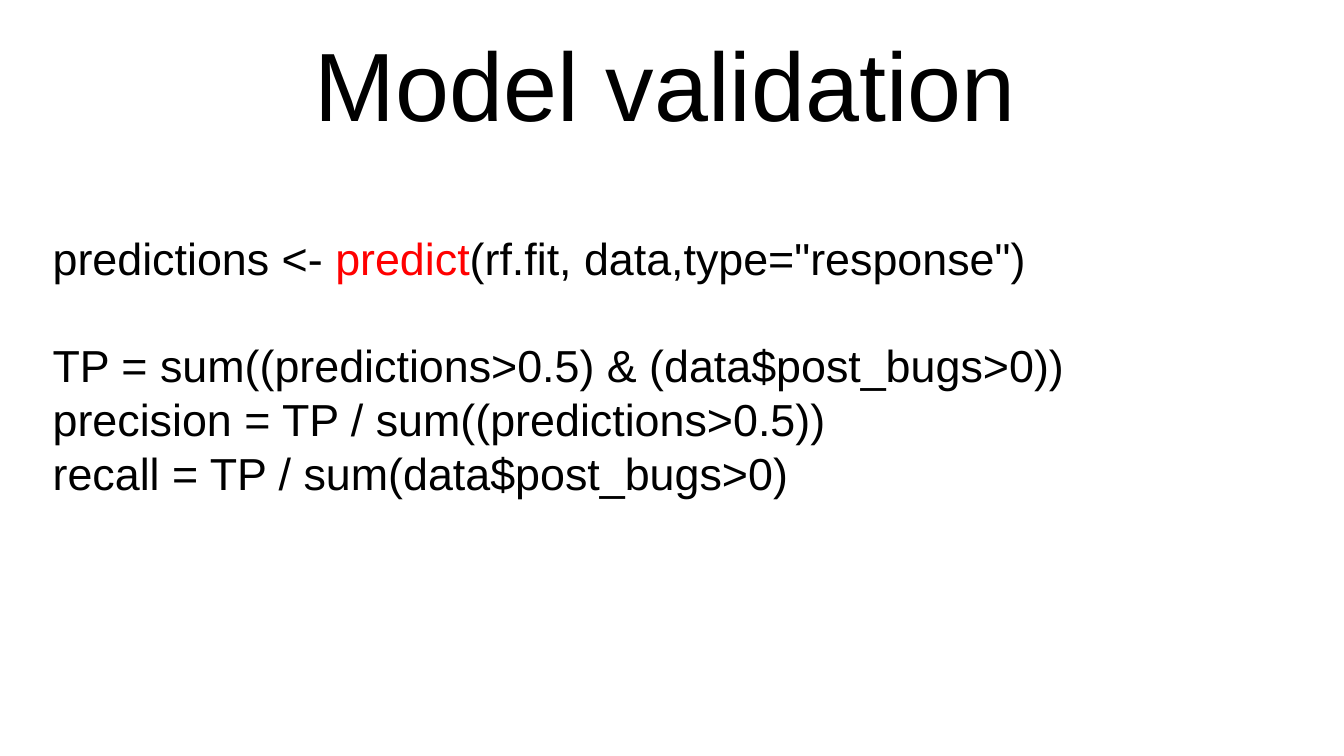
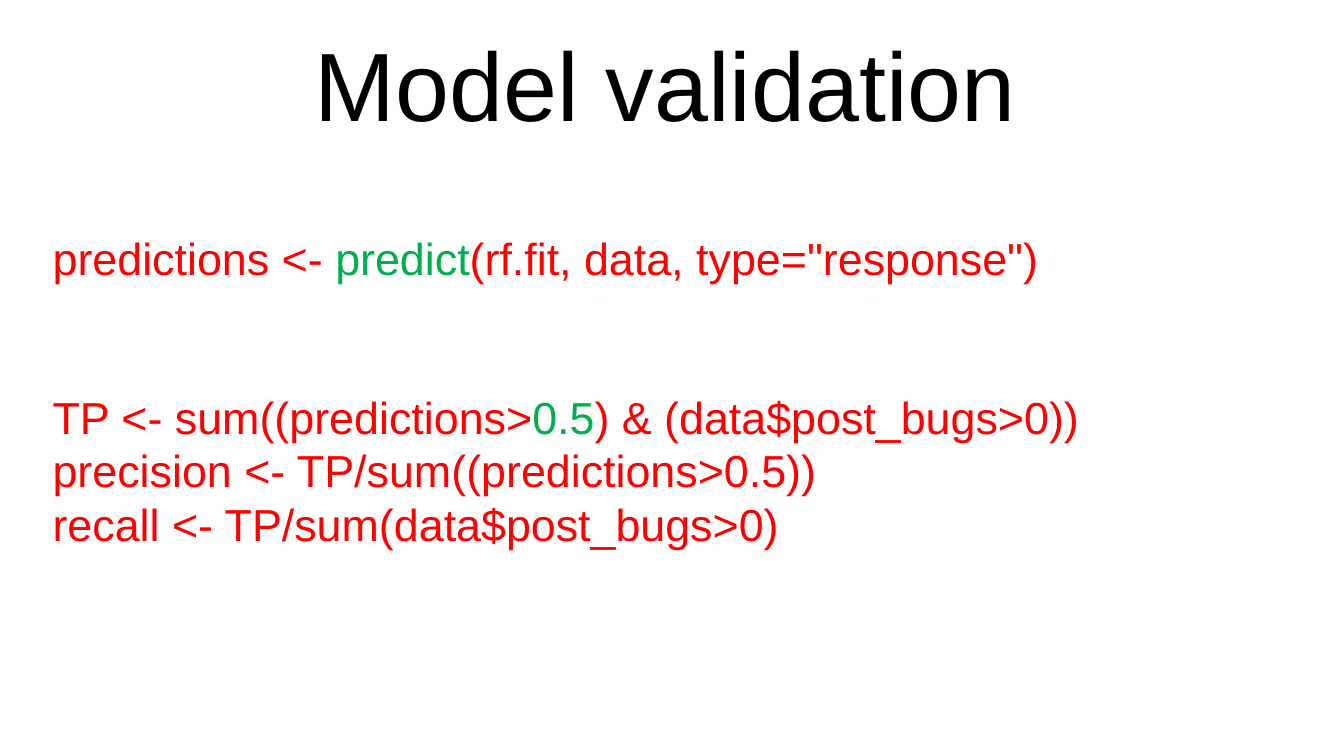
Before and after one commit to jinfuchen/R-model, a slide deck: slide 18 of R model.pptx (slide 16 before the commit). Drawn at 1344x756 pixels with LibreOffice and Linux fonts; fonts in the diff are those of the drawing. Boxes give left, top, right and bottom in pixels: in the first picture for what was removed or moved away, otherwise in the second. Text is boxed around its words. In the diff, an @@ line names an element or a change of style, - is before the commit and + after.

```diff
--- a/R model.pptx
+++ b/R model.pptx
@@ subtitle at bbox=[53, 242, 1038, 284]: text changed; text colour #000000 to #FF0000 @@
-predictions <- predict(rf.fit, data,type="response")
-TP = sum((predictions>0.5) & (data$post_bugs>0))
-precision = TP / sum((predictions>0.5))
-recall = TP / sum(data$post_bugs>0)
+predictions <- predict(rf.fit, data, type="response")
@@ text added at bbox=[53, 400, 1079, 550], 24 pt, text #FF0000 @@
+TP <- sum((predictions>0.5) & (data$post_bugs>0))
+precision <- TP/sum((predictions>0.5))
+recall <- TP/sum(data$post_bugs>0)
```
Also in this commit, not shown: 12 other slides changed, 5 slides added, 1 other file.
